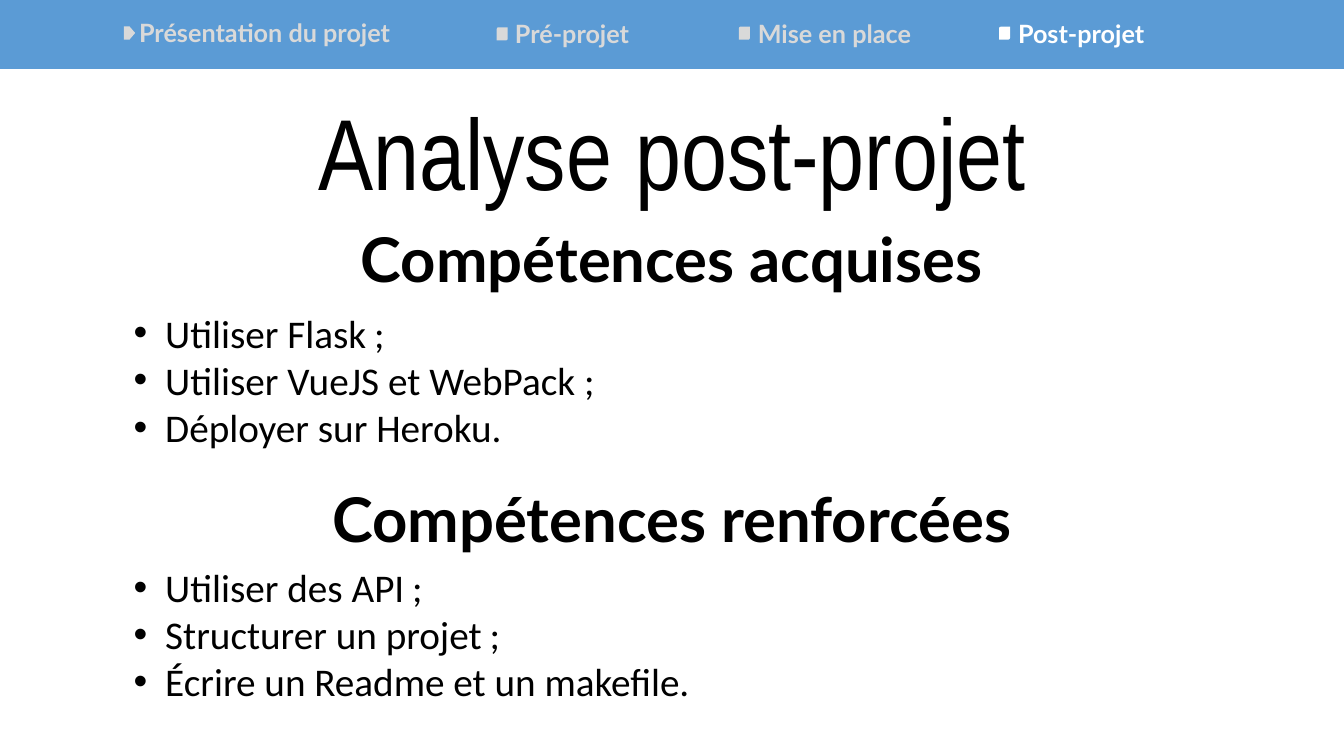
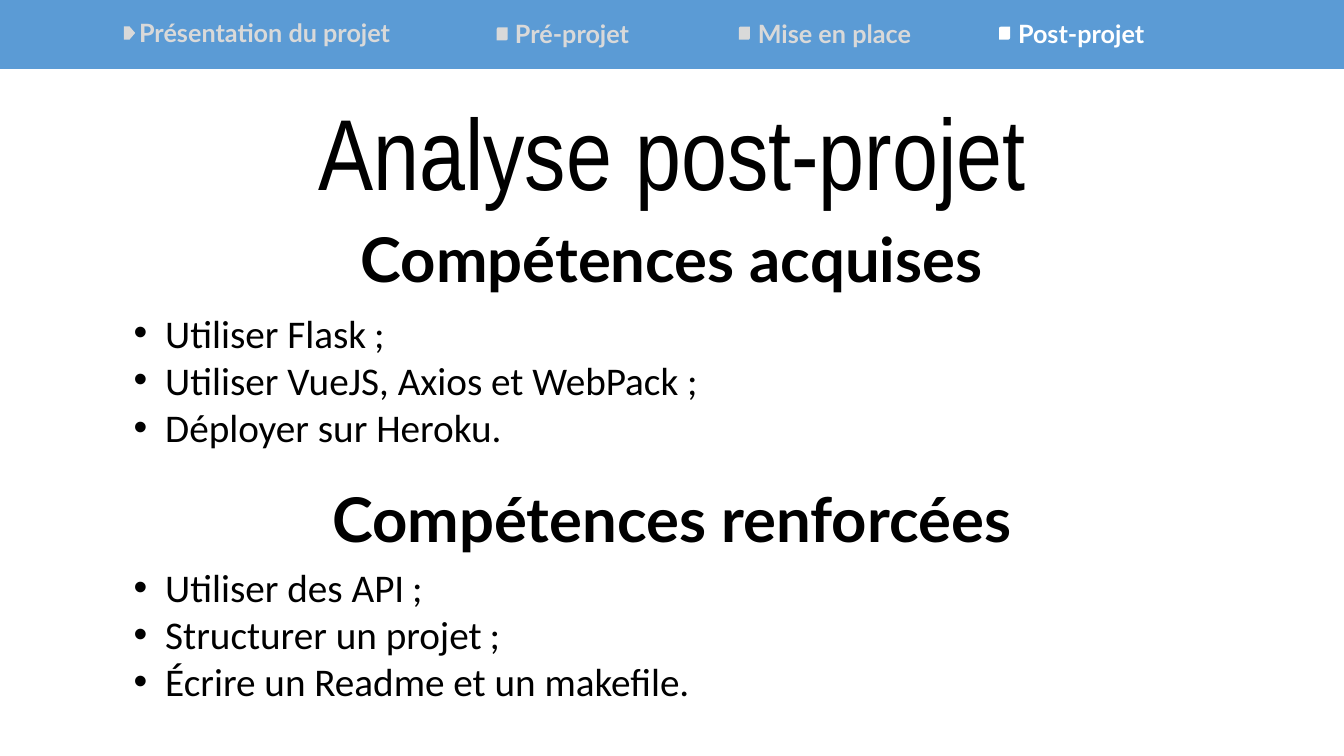
Before and after one commit to Synkied/OC_Projet-7-vue, a slide deck: slide 11 of livrables/Projet7_GrandPyBot.pptx. Drawn at 1344x756 pixels with LibreOffice and Linux fonts; fonts in the diff are those of the drawing. Boxes give left, top, right and bottom in pixels: in the first picture for what was removed or moved away, otherwise in the second. Text is boxed around its words. In the diff, an @@ line names an element or a change of style, - is before the commit and + after.

```diff
--- a/livrables/Projet7_GrandPyBot.pptx
+++ b/livrables/Projet7_GrandPyBot.pptx
@@ text at [165,367,678,400]: text changed @@
-• Utiliser VueJS et WebPack ;
+• Utiliser VueJS, Axios et WebPack ;
```
Also in this commit, not shown: 7 other files.
